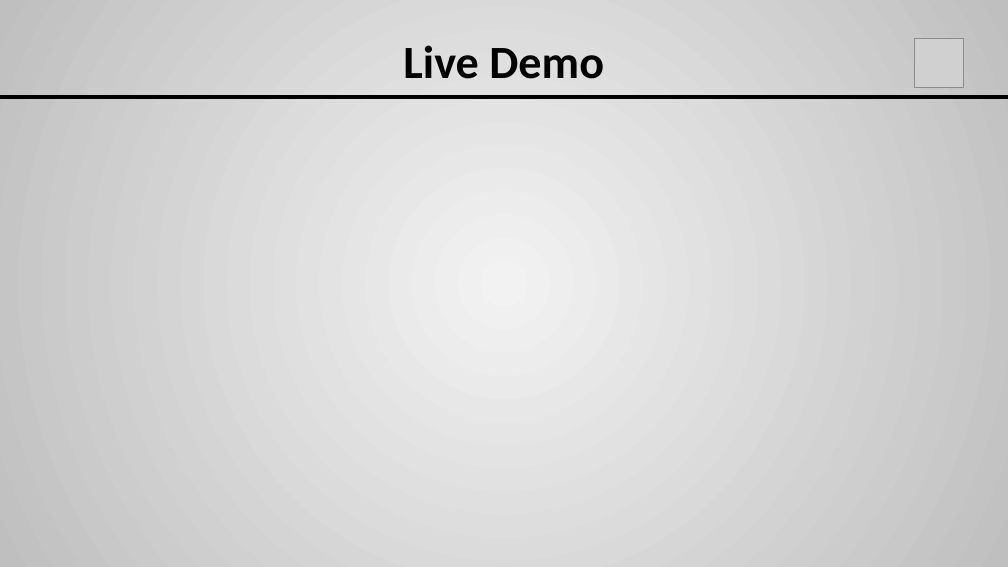
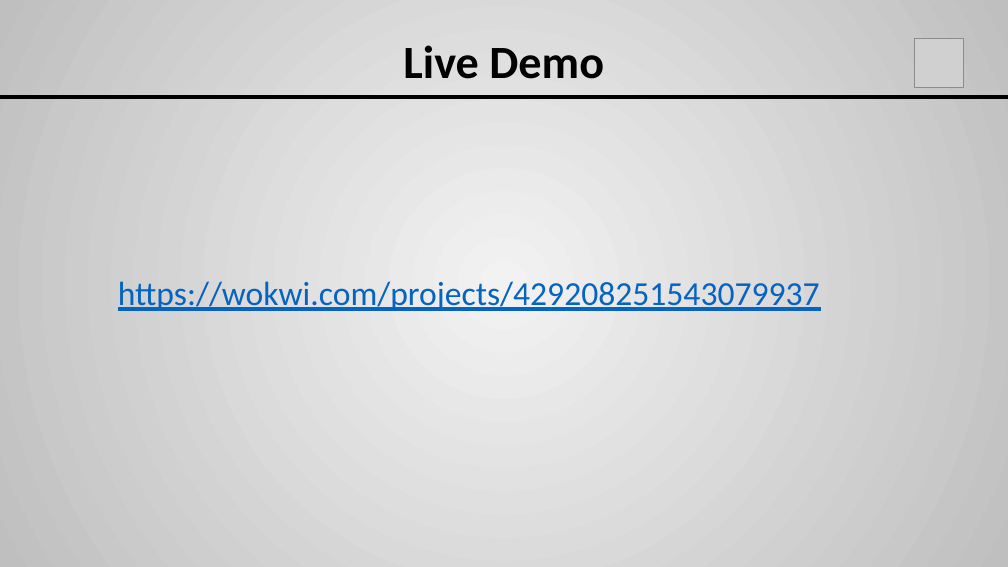
Before and after one commit to aiman5abed/Arduino_pong_game, a slide deck: slide 9 of presentation2_pong.pptx. Drawn at 1008x567 pixels with LibreOffice and Linux fonts; fonts in the diff are those of the drawing; grey boxes stand for pictures; background and template pictures are left out. Boxes give left, top, right and bottom in pixels: in the first picture for what was removed or moved away, otherwise in the second. Text is boxed around its words. In the diff, an @@ line names an element or a change of style, - is before the commit and + after.

Commit message:
edit .pptx file

```diff
--- a/presentation2_pong.pptx
+++ b/presentation2_pong.pptx
@@ text added at (118, 281, 820, 311), 32 pt, text #0563C1, underline @@
+https://wokwi.com/projects/429208251543079937
```
